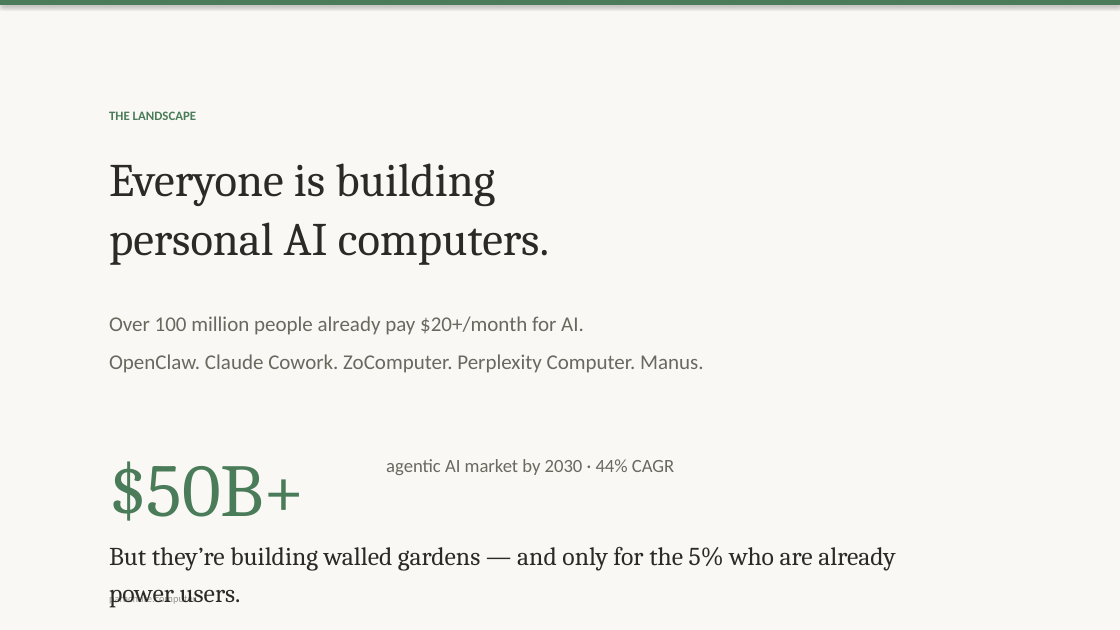
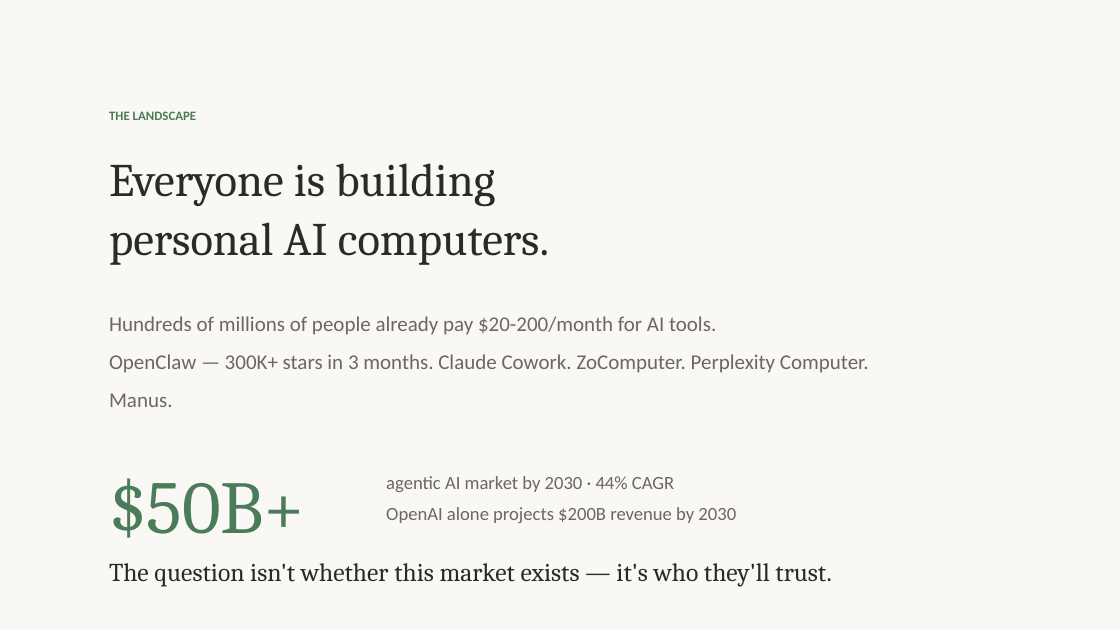
Before and after one commit to OpenParachutePBC/parachute-computer, a slide deck: slide 2 of nvc-pitch-deck.pptx (slide 1 before the commit). Drawn at 1120x630 pixels with LibreOffice and Linux fonts; fonts in the diff are those of the drawing. Boxes give left, top, right and bottom in pixels: in the first picture for what was removed or moved away, otherwise in the second. Text is boxed around its words. In the diff, an @@ line names an element or a change of style, - is before the commit and + after.

```diff
--- a/nvc-pitch-deck.pptx
+++ b/nvc-pitch-deck.pptx
@@ rectangle removed at (0, 0, 1120, 5) @@
@@ text at (109, 316, 869, 373): text changed @@
-Over 100 million people already pay $20+/month for AI.
-OpenClaw. Claude Cowork. ZoComputer. Perplexity Computer. Manus.
+Hundreds of millions of people already pay $20-200/month for AI tools.
+OpenClaw — 300K+ stars in 3 months. Claude Cowork. ZoComputer. Perplexity Computer. Manus.
@@ text "$50B+": place and size @@
-text "$50B+" at (109, 461, 305, 521)
+text "$50B+" at (109, 478, 305, 538)
@@ text at (386, 476, 736, 523): text changed @@
-agentic AI market by 2030 · 44% CAGR
+agentic AI market by 2030 · 44% CAGR
+OpenAI alone projects $200B revenue by 2030
@@ text removed at (109, 547, 895, 607) @@
-But they’re building walled gardens — and only for the 5% who are already power users.
@@ text added at (109, 563, 831, 587), 22 pt, text #2C2A26 @@
+The question isn't whether this market exists — it's who they'll trust.
@@ text removed at (109, 594, 196, 606) @@
-parachute.computer
```
Also in this commit, not shown: 7 other slides changed, 3 slides added, 1 slide removed, 2 other files.
